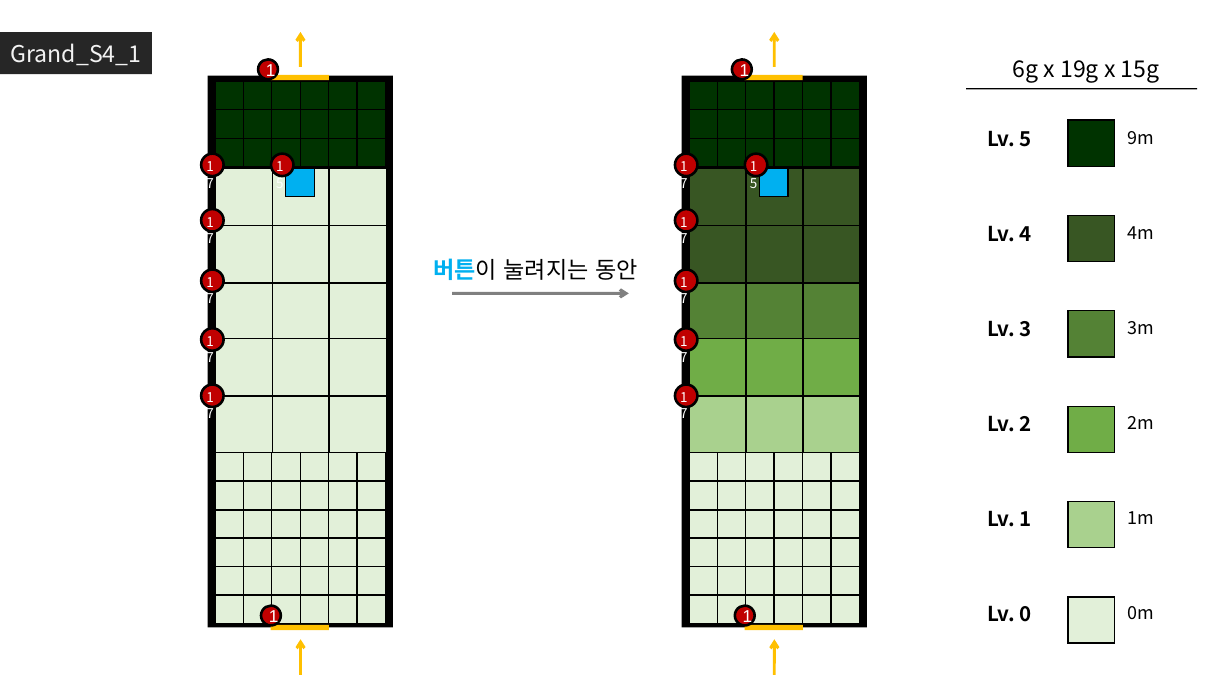
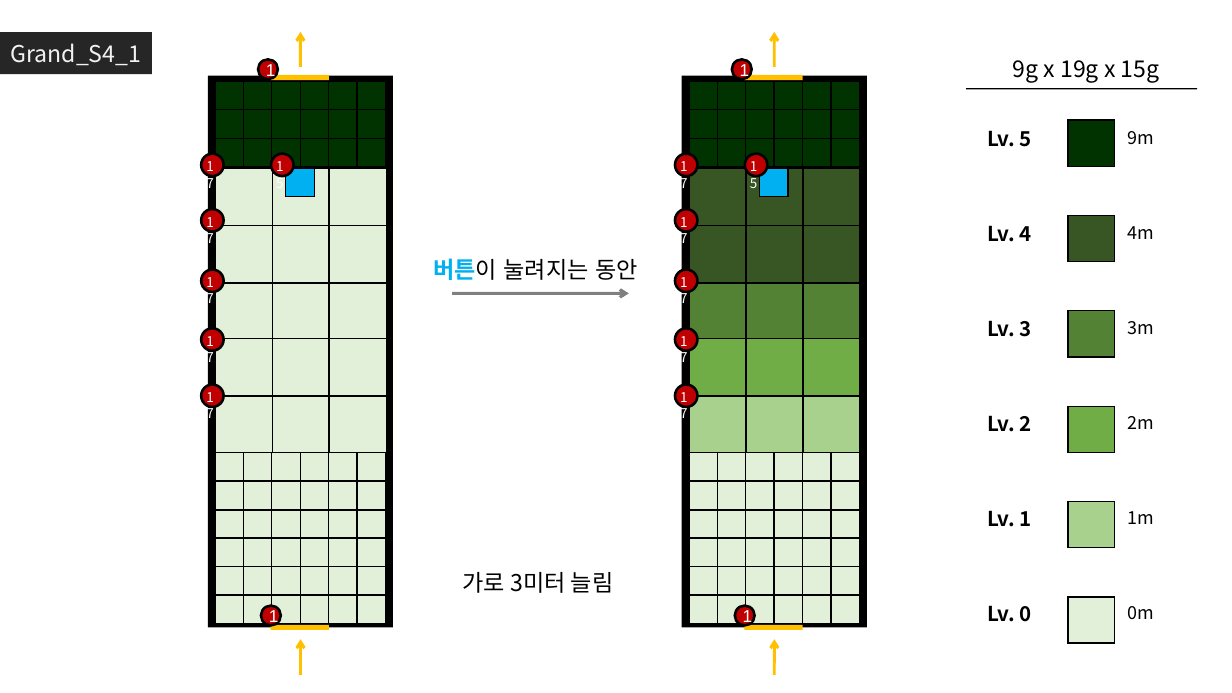
Before and after one commit to GGMGangsterHamster/GangsterHamster, a slide deck: slide 9 of Documents/LevelDesign/GrandStage/Grand_Stage.pptx. Drawn at 1232x693 pixels with LibreOffice and Linux fonts; fonts in the diff are those of the drawing. Boxes give left, top, right and bottom in pixels: in the first picture for what was removed or moved away, otherwise in the second. Text is boxed around its words. In the diff, an @@ line names an element or a change of style, - is before the commit and + after.

```diff
--- a/Documents/LevelDesign/GrandStage/Grand_Stage.pptx
+++ b/Documents/LevelDesign/GrandStage/Grand_Stage.pptx
@@ text at [1013,60,1160,82]: text changed @@
-6g x 19g x 15g
+9g x 19g x 15g
@@ text added at [463,572,614,593], 18 pt, text #000000 @@
+가로 3미터 늘림
```
Also in this commit, not shown: 8 other slides changed, 31 other files.
